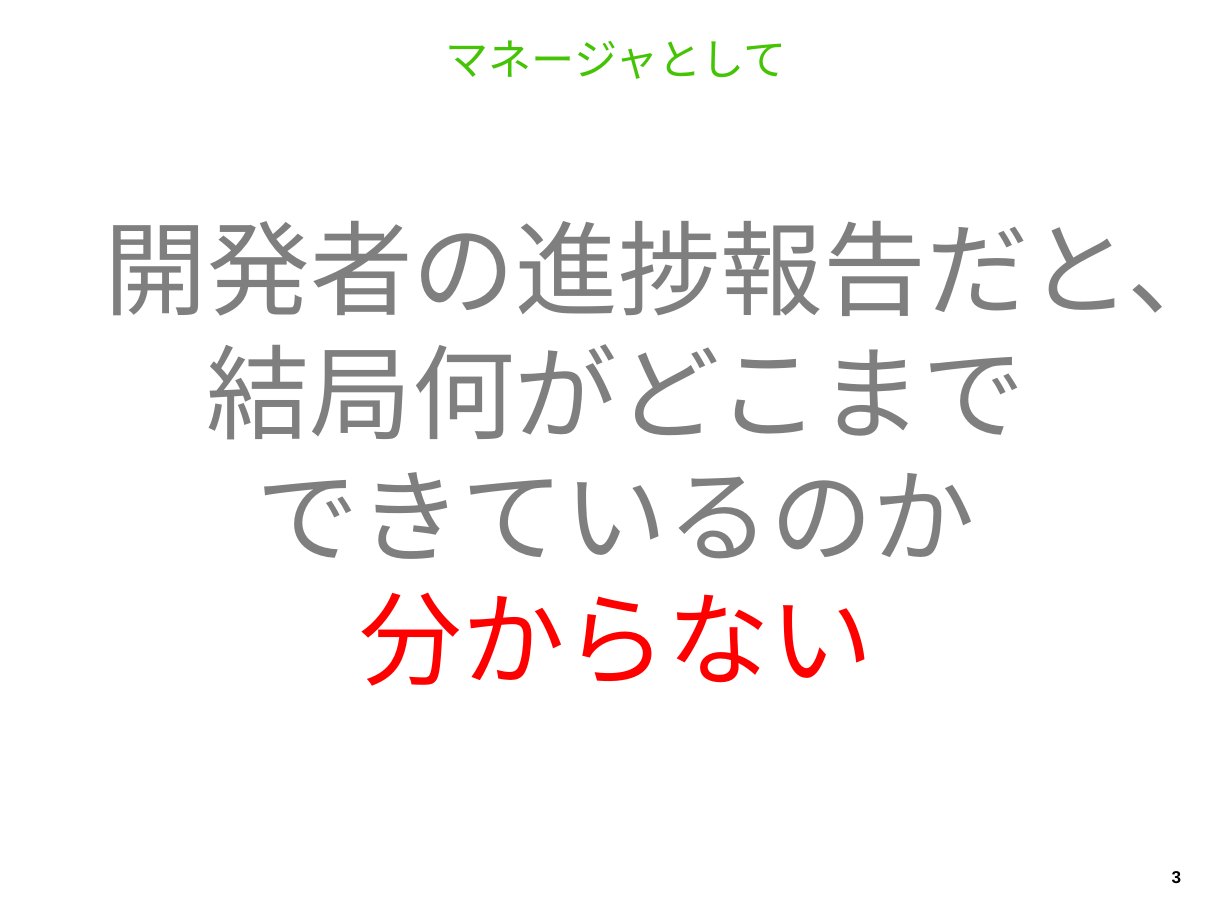
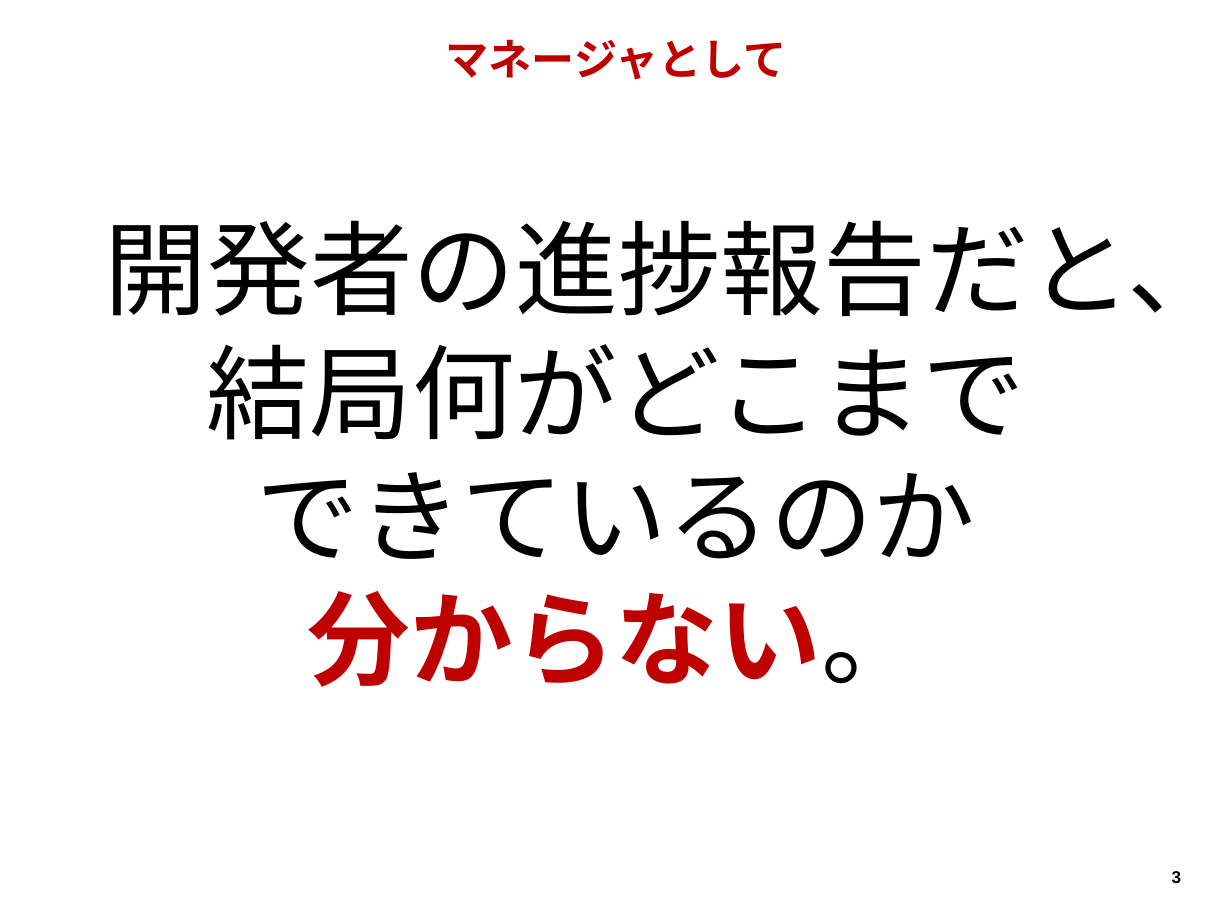
Before and after one commit to hageyahhoo/RSGT2018, a slide deck: slide 3 of MetricsWorkshop.pptx. Drawn at 1232x924 pixels with LibreOffice and Linux fonts; fonts in the diff are those of the drawing. Boxes give left, top, right and bottom in pixels: in the first picture for what was removed or moved away, otherwise in the second. Text is boxed around its words. In the diff, an @@ line names an element or a change of style, - is before the commit and + after.

```diff
--- a/MetricsWorkshop.pptx
+++ b/MetricsWorkshop.pptx
@@ title "マネージャとして" at box(446, 39, 787, 80): font Noto Sans CJK JP to Arial, text colour #44C404 to #BF0000, bold on @@
@@ text at box(105, 220, 1230, 559): text colour #7F7F7F to #000000 in "開発者の進捗報告だと、", "結局何がどこまで", "できているのか" @@
@@ text at box(308, 591, 924, 687): text changed; text colour #FF0000 to #BF0000; bold on @@
-分からない
+分からない。
```
Also in this commit, not shown: 34 other slides changed.
